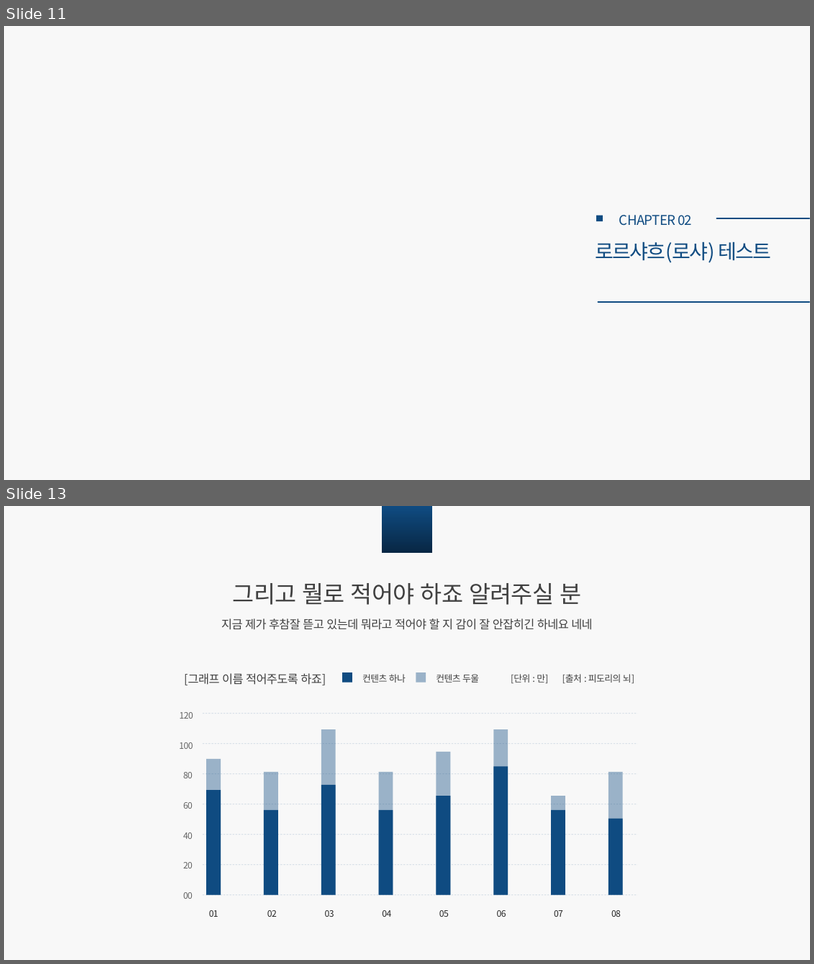
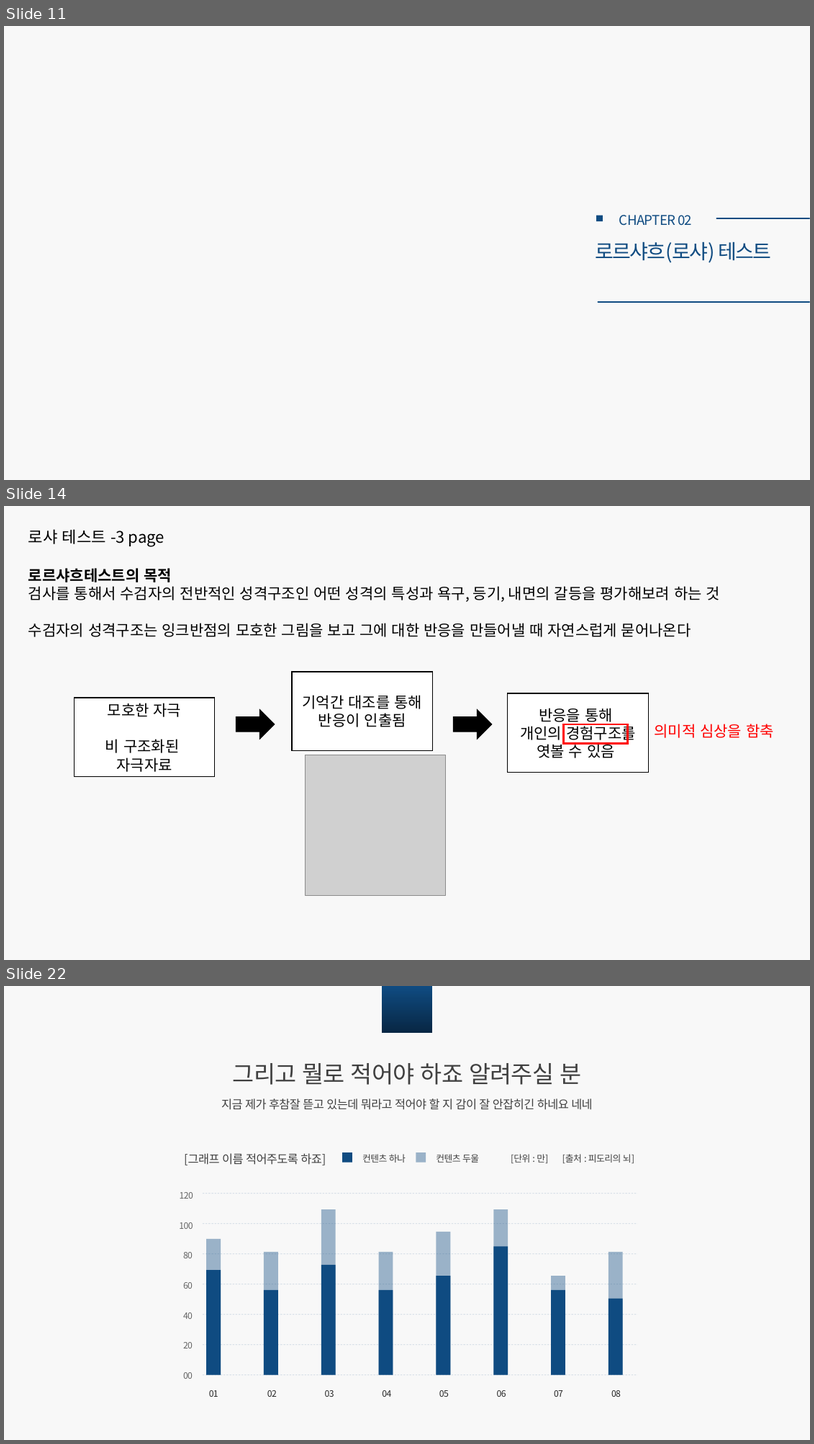
Before and after one commit to CUTE-MOONDO/growing-flowers, a slide deck: 로샤논문.pptx. Shown one above the other, each under a label of ours: slides 11 and 13 before the commit, slides 11, 14 and 22 after it; the slides between them are not shown. The pictures are 814x964 and 814x1444 pixels, drawn with LibreOffice and Linux fonts; fonts in the diff are those of the drawing; grey boxes stand for pictures. Boxes give left, top, right and bottom in pixels: in the first picture for what was removed or moved away, otherwise in the second. Text is boxed around its words. In the diff, an @@ line names an element or a change of style, - is before the commit and + after.

```diff
--- a/로샤논문.pptx
+++ b/로샤논문.pptx
@@ slide 14 added at (4,506,810,960), background #F8F8F8 @@
@@ text added at (28,529,165,547), 19 pt, text #000000 @@
+로샤 테스트 -3 page
@@ text added at (28,568,720,637), 18 pt, text #000000 @@
+로르샤흐테스트의 목적
+검사를 통해서 수검자의 전반적인 성격구조인 어떤 성격의 특성과 욕구, 등기, 내면의 갈등을 평가해보려 하는 것
+수검자의 성격구조는 잉크반점의 모호한 그림을 보고 그에 대한 반응을 만들어낼 때 자연스럽게 묻어나온다
@@ rectangle added at (292,672,433,751), fill #FFFFFF, outline #000000 1 pt, 18 pt, text #000000 @@
+기억간 대조를 통해 반응이 인출됨
@@ rectangle added at (74,698,215,777), fill #FFFFFF, outline #000000 1 pt, 18 pt, text #000000 @@
+모호한 자극
+비 구조화된
+자극자료
@@ rectangle added at (508,693,649,773), fill #FFFFFF, outline #000000 1 pt, 18 pt, text #000000 @@
+반응을 통해
+개인의 경험구조를 엿볼 수 있음
@@ right arrow added at (237,710,275,739), fill #000000, outline #000000 1 pt @@
@@ right arrow added at (453,710,491,739), fill #000000, outline #000000 1 pt @@
@@ rectangle added at (564,724,628,744), outline #FF0000 2.25 pt @@
@@ text added at (654,723,774,738), 18 pt, text #FF0000 @@
+의미적 심상을 함축
@@ picture added at (305,754,446,896) @@
@@ what was slide 13 is now slide 22 @@
```
Also in this commit, not shown: 1 slide changed, 8 other slides added.
